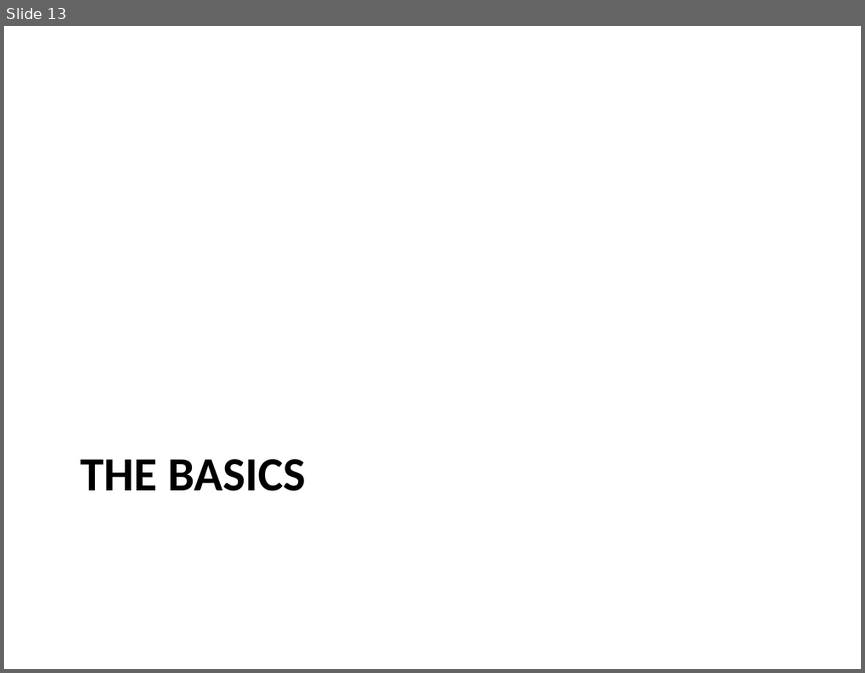
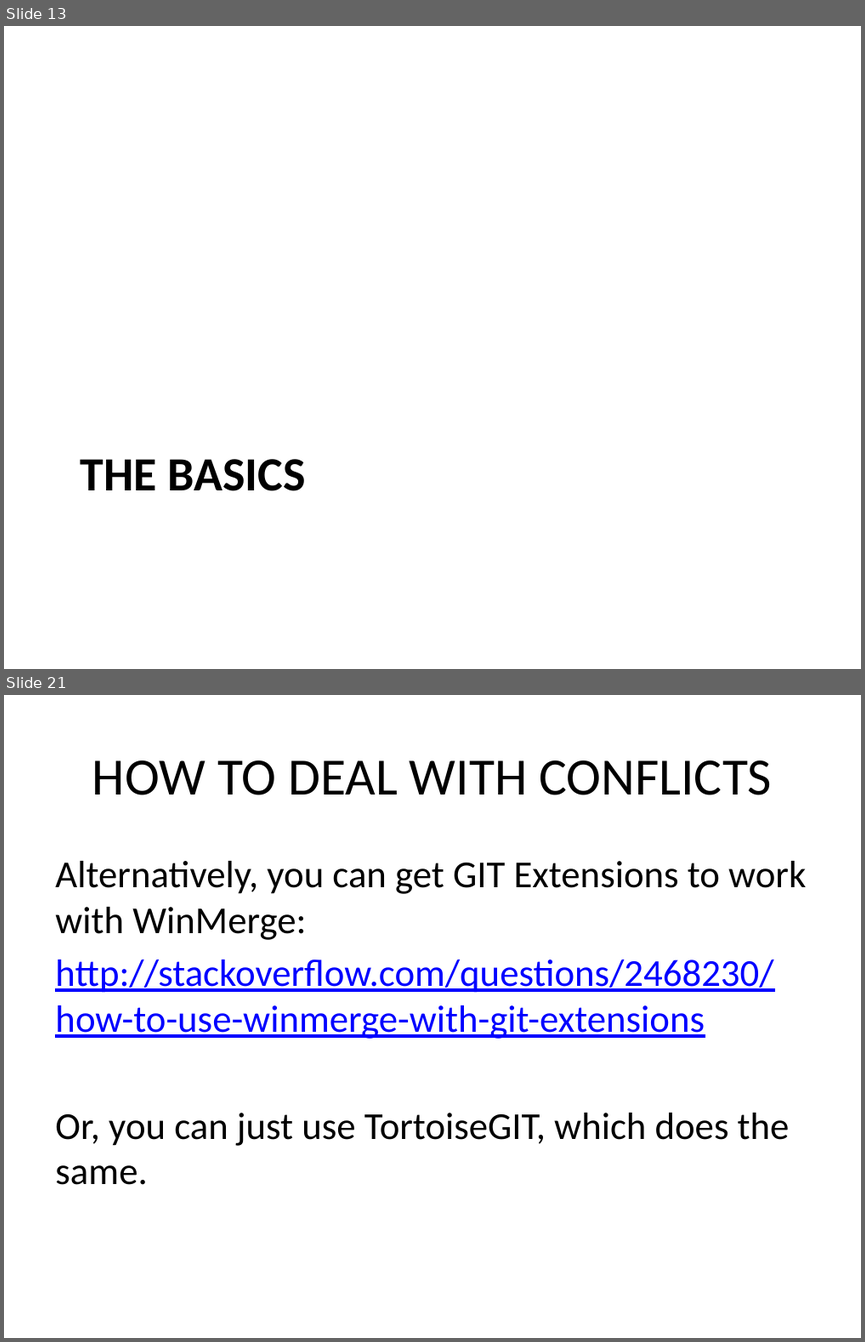
Before and after one commit to kangelov/gitdemo, a slide deck: powerpoint/An Introduction to GIT.pptx. Shown one above the other, each under a label of ours: slide 13 before the commit, slides 13 and 21 after it; the slides between them are not shown. The pictures are 865x673 and 865x1342 pixels, drawn with LibreOffice and Linux fonts; fonts in the diff are those of the drawing. Boxes give left, top, right and bottom in pixels: in the first picture for what was removed or moved away, otherwise in the second. Text is boxed around its words. In the diff, an @@ line names an element or a change of style, - is before the commit and + after.

```diff
--- a/powerpoint/An Introduction to GIT.pptx
+++ b/powerpoint/An Introduction to GIT.pptx
@@ slide 21 added at <box>4,695,861,1338</box>, background #FFFFFF @@
@@ title added at <box>92,760,772,795</box>, 44 pt, text #000000 @@
+HOW TO DEAL WITH CONFLICTS
@@ text added at <box>55,861,806,1185</box>, 32 pt, text #000000 @@
+Alternatively, you can get GIT Extensions to work with WinMerge:
+http://stackoverflow.com/questions/2468230/how-to-use-winmerge-with-git-extensions
+Or, you can just use TortoiseGIT, which does the same.
```
Also in this commit, not shown: 4 slides changed, 10 other slides added.
